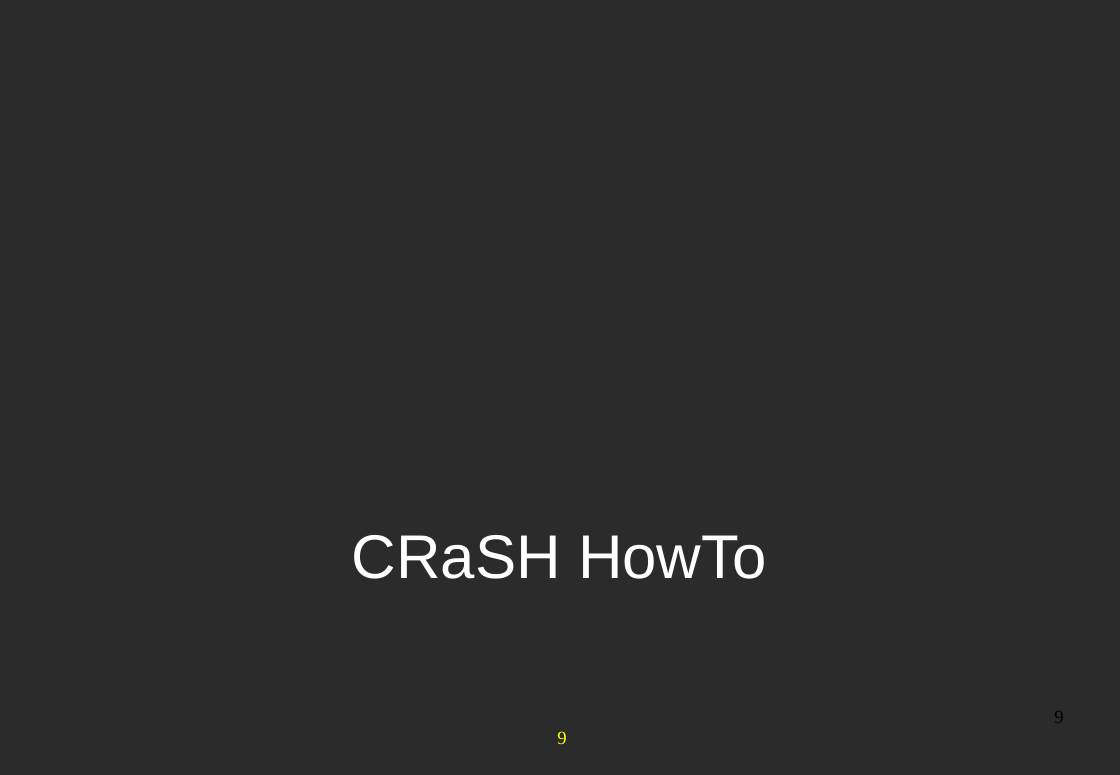
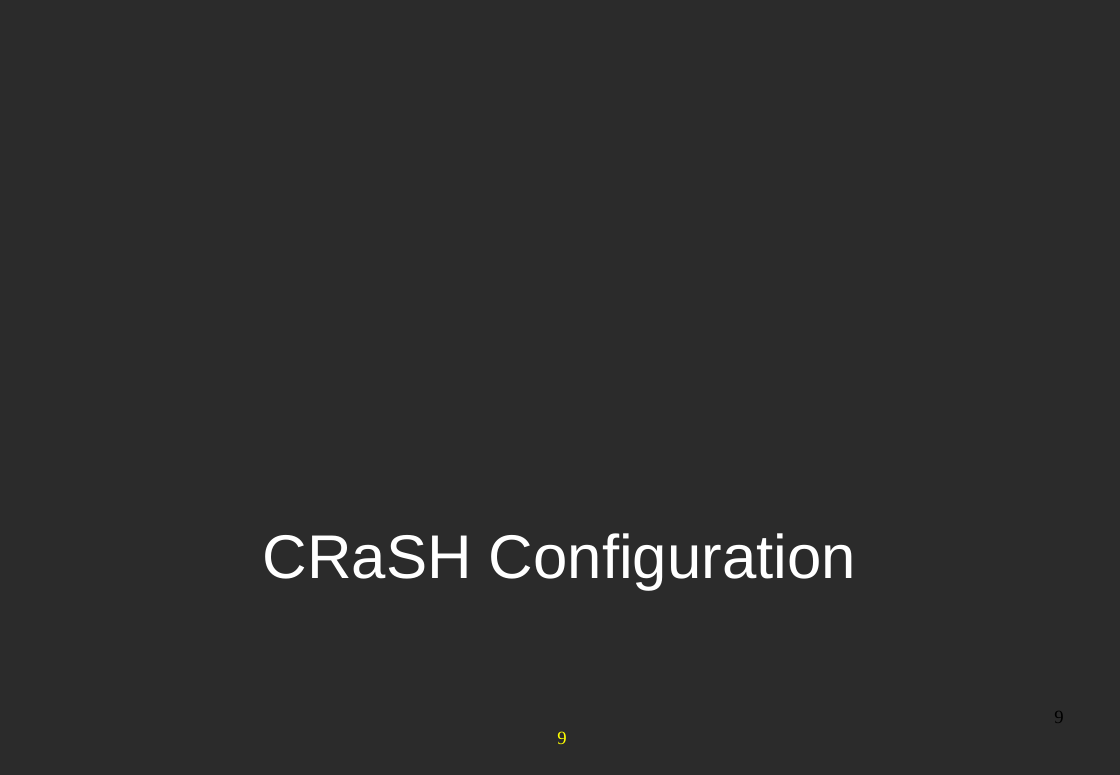
Before and after one commit to anhvurz90/training, a slide deck: slide 9 of exo-developer/420-crash/slides/420-CRaSH-XDev-en.pptx. Drawn at 1120x775 pixels with LibreOffice and Linux fonts; fonts in the diff are those of the drawing; background and template pictures are left out; a plain dark background stands for a picture behind light text. Boxes give left, top, right and bottom in pixels: in the first picture for what was removed or moved away, otherwise in the second. Text is boxed around its words. In the diff, an @@ line names an element or a change of style, - is before the commit and + after.

```diff
--- a/exo-developer/420-crash/slides/420-CRaSH-XDev-en.pptx
+++ b/exo-developer/420-crash/slides/420-CRaSH-XDev-en.pptx
@@ text at (x1=263, y1=533, x2=856, y2=590): text changed @@
-CRaSH HowTo
+CRaSH Configuration
```
Also in this commit, not shown: 8 other slides changed, 10 slides added, 8 other files.
